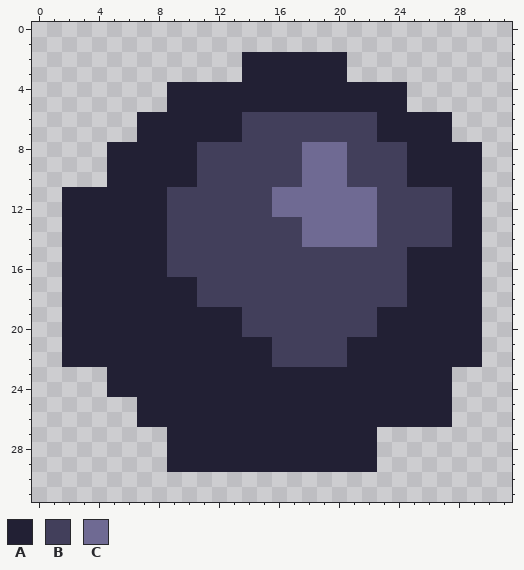
Pixel-art file -- assets/apples/apple1.aseprite. The picture above is the old version.
32x32 pixels, 1 frame. Colours within 5 levels of each other are drawn and written as one.
Palette (. is transparent): A #222034  B #423f5b  C #6f6a93
Pixels before, first column x 2:
 2 ............AAAAAAA.........
 3 ............AAAAAAA.........
 4 .......AAAAAAAAAAAAAAAA.....
 5 .......AAAAAAAAAAAAAAAA.....
 6 .....AAAAAAABBBBBBBBBAAAAA..
 7 .....AAAAAAABBBBBBBBBAAAAA..
 8 ...AAAAAABBBBBBBCCCBBBBAAAAA
 9 ...AAAAAABBBBBBBCCCBBBBAAAAA
10 ...AAAAAABBBBBBBCCCBBBBAAAAA
11 AAAAAAABBBBBBBCCCCCCCBBBBBAA
12 AAAAAAABBBBBBBCCCCCCCBBBBBAA
13 AAAAAAABBBBBBBBBCCCCCBBBBBAA
14 AAAAAAABBBBBBBBBCCCCCBBBBBAA
15 AAAAAAABBBBBBBBBBBBBBBBAAAAA
16 AAAAAAABBBBBBBBBBBBBBBBAAAAA
17 AAAAAAAAABBBBBBBBBBBBBBAAAAA
18 AAAAAAAAABBBBBBBBBBBBBBAAAAA
19 AAAAAAAAAAAABBBBBBBBBAAAAAAA
20 AAAAAAAAAAAABBBBBBBBBAAAAAAA
21 AAAAAAAAAAAAAABBBBBAAAAAAAAA
22 AAAAAAAAAAAAAABBBBBAAAAAAAAA
23 ...AAAAAAAAAAAAAAAAAAAAAAA..
24 ...AAAAAAAAAAAAAAAAAAAAAAA..
25 .....AAAAAAAAAAAAAAAAAAAAA..
26 .....AAAAAAAAAAAAAAAAAAAAA..
27 .......AAAAAAAAAAAAAA.......
28 .......AAAAAAAAAAAAAA.......
29 .......AAAAAAAAAAAAAA.......
And afterwards:
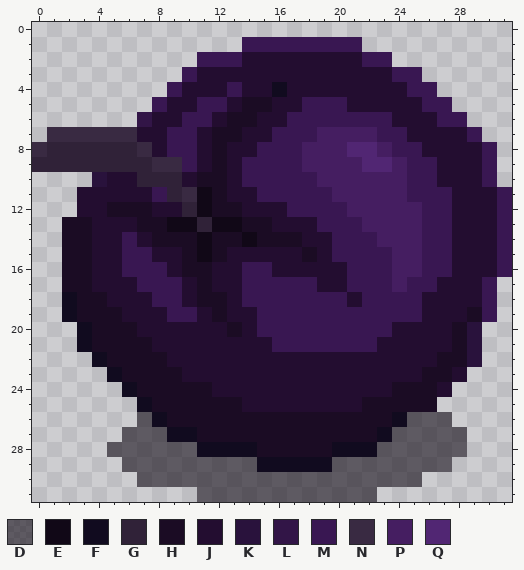
Colours new in this view: D #0f081495  E #110817  F #110b1f  G #302238  H #1b0c24  J #230d30  K #29123c  L #321547  M #391752  N #392a42  P #451e61  Q #512673
Edits made:
Changed rows in their new state; - is an unchanged pixel.
first column x 0:
 1 --------------MMMMMMMM----------
 2 -----------MMMJJJJJJJJMM--------
 3 ----------MJJJJJJJJJJJJJMM------
 4 ---------MJJJMJJFJJJJJJJJMM-----
 5 --------MJJMMJHHJJMMMJJJJJMM----
 6 -------LJJMMJHHJJMMMMMMMJJJMM---
 7 -NNNNNNJJMMJHHJJMMMPPPPMMJJJJM--
 8 NGGGGGGNJMMJHJJMMMPPPQQPMMJJJJM-
 9 GGGGGGGGNNMJHJMMMMPPPPQQPMMJJJM-
10 ----KJJGGGJHHJMMMMMPPPPPPMMJJJM-
11 --.JJJJJMGNEHJJMMMMMPPPPPMMMJJJM
12 --.JJHHHJJGEHHJJJMMMMPPPPPMMJJJM
13 --HHJJJHHEEGEEHHJJJMMMPPPPMMJJJM
14 --HHJJMJHHHEHHEHHHJJMMMPPPMMJJJM
15 --HHJJMMJJHEHJJJJJHJMMMMPPMMJJJM
16 --HHJJMMMJHHJJMMJJJJJMMMPPMMJJJM
17 --HHJJJMMMJHJJMMMMMJJMMMPMMJJJM-
18 --FHHJJJMMJHHJMMMMMMMJMMMMJJJJM-
19 --FHHHJJJMMJHJJMMMMMMMMMMMJJJHM-
20 --.FHHHJJJJJJHJMMMMMMMMMJJJJHK--
21 --.FHHHHJJJJJJJJMMMMMMMJJJJJHK--
22 --..FHHHHJJJJJJJJJJJJJJJJJJHHK--
23 -----FHHHHJJJJJJJJJJJJJJJJHHJ---
24 -----.FHHHHHJJJJJJJJJJJJHHHJ----
25 -------FHHHHHHJJJJJJJJHHHHH.----
26 -------DFHHHHHHHHHHHHHHHFDDD----
27 ------DDDFFHHHHHHHHHHHHFDDDDD---
28 -----DDDDDDFFFFHHHHHFFFDDDDDD---
29 ------DDDDDDDDDFFFFFDDDDDDDD----
30 -------DDDDDDDDDDDDDDDDDDD------
31 -----------DDDDDDDDDDDD---------
Pixel boxes of the changes (left, top, right, bottom) in both pictures:
changed: (32, 37, 512, 502)
